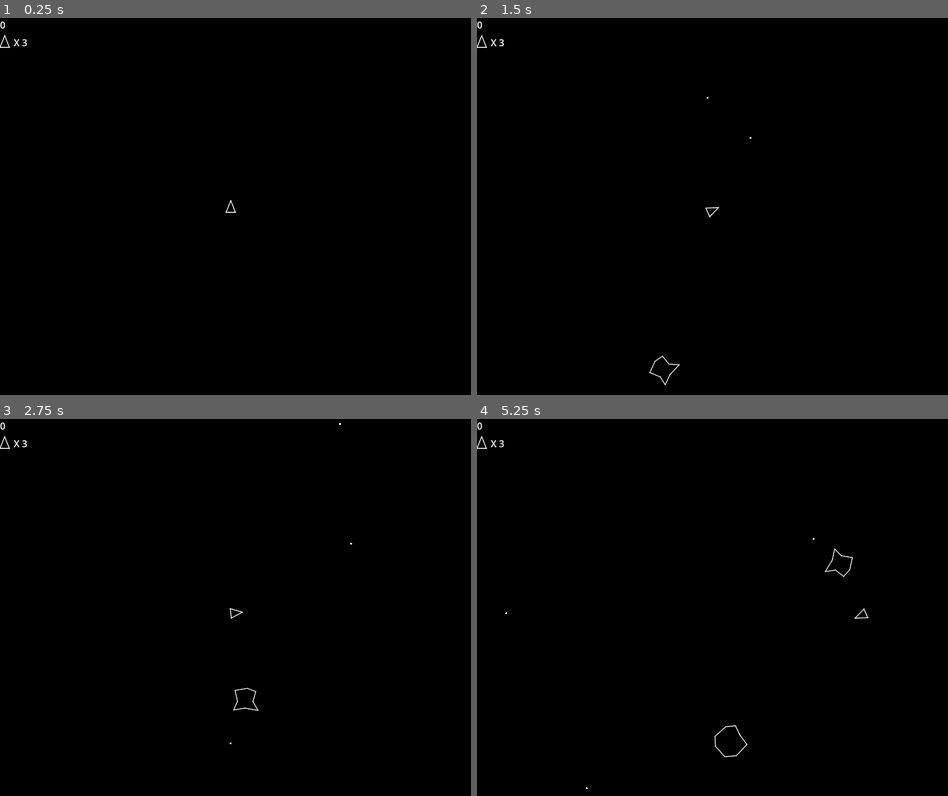
Above: before the commit, frames 1-4 (two rows, left to right).
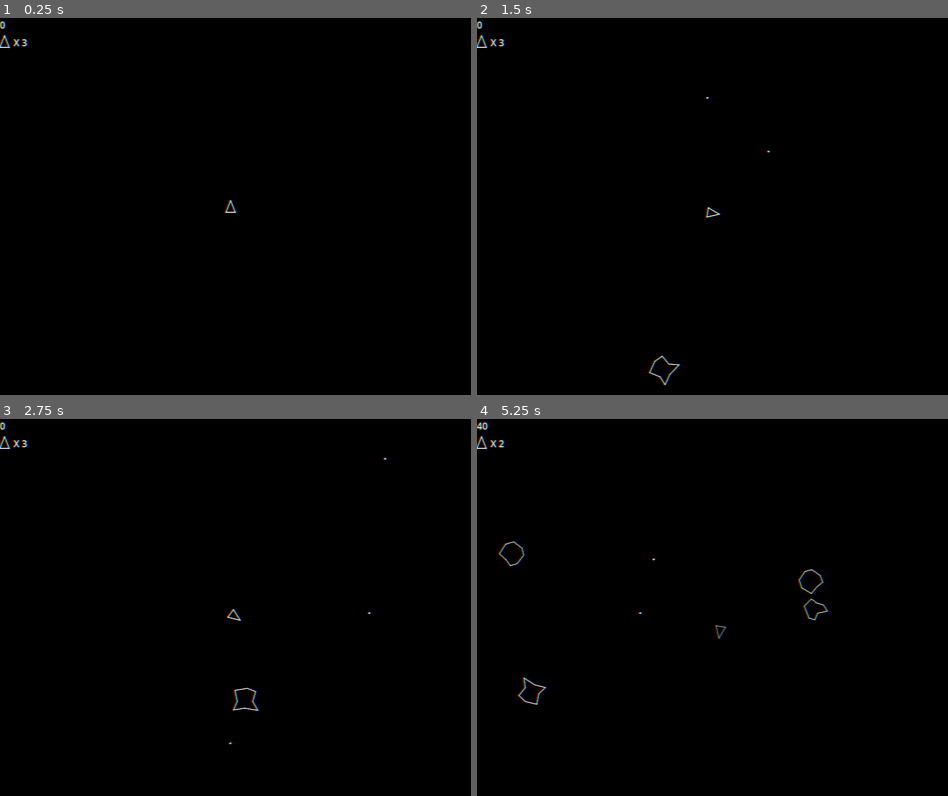
Above: after the commit, the same moments.

Repository: edudf90/asteroids-godot
Game: Godot game, scene res://game/game.tscn
Two runs of this game, one before a commit and one after it. Both use one fixed random seed, a clock stepped at 60 frames per second and the inputs below.
Inputs:
- Up to frame 1 (0.25 s): no input
- Up to frame 2 (1.5 s): tap Enter (ui_accept) at 0.5, 0.77 s; hold Right (ui_right) 0.53-1.28 s; hold Left (ui_left) from 1.28 s (still down)
- Up to frame 3 (2.75 s): tap Enter (ui_accept) at 1.52 s; release Left (ui_left) at 2.03 s; hold Right (ui_right) from 2.03 s (still down)
- Up to frame 4 (5.25 s): release Right (ui_right) at 2.78 s; hold Up (ui_up) 2.78-3.53 s; tap Enter (ui_accept) at 3.02, 3.77, 4.52 s; hold Left (ui_left) from 3.53 s (still down)

The runs differ from the first frame. In frame 1, 0.2% of the frame differs, in the area x 0-51%, y 0-52%; in frame 2, 0.3%; in frame 3, 0.3%; in frame 4, 0.8%, in the area x 0-84%, y 0-99%.

Commit message:
Add chromatic aberration shader. Increment the lives counter each time the player score 10.000 points.

Diff:
--- /dev/null
+++ b/game/chromatic_aberration.gdshader
@@ -0,0 +1,13 @@
+shader_type canvas_item;
+
+uniform sampler2D screen_texture : hint_screen_texture, repeat_disable, filter_nearest;
+uniform float offset = 0.002;
+
+void fragment() {
+	vec4 green_channel = texture(screen_texture, SCREEN_UV);
+	vec2 red_coord = vec2(SCREEN_UV.x + offset, SCREEN_UV.y);
+	vec2 blue_coord = vec2(SCREEN_UV.x - offset, SCREEN_UV.y);
+	vec4 red_channel = texture(screen_texture, red_coord);
+	vec4 blue_channel = texture(screen_texture, blue_coord);
+	COLOR = vec4(red_channel.r, green_channel.g, blue_channel.b, 1.0);
+}
--- a/game/game.gd
+++ b/game/game.gd
@@ -7,6 +7,7 @@
 	$Lives.connect("no_lives_left", end_game)
 	$AsteroidManager.connect("asteroid_destroyed", $Score.score_from_asteroid)
 	$Player.connect("player_died", $Lives.decrement)
+	$Score.connect("hit_milestone", $Lives.increment)
 	pass # Replace with function body.
 
 func end_game():
--- a/game/game.tscn
+++ b/game/game.tscn
@@ -6,6 +6,11 @@
 [ext_resource type="Script" path="res://game/asteroid_manager.gd" id="4_vty1f"]
 [ext_resource type="PackedScene" uid="uid://bwbm55atltra5" path="res://lives/lives.tscn" id="5_dwgct"]
 [ext_resource type="PackedScene" uid="uid://evhakflkdrsm" path="res://score/score.tscn" id="6_etf0o"]
+[ext_resource type="Shader" path="res://game/chromatic_aberration.gdshader" id="7_n6jnm"]
+
+[sub_resource type="ShaderMaterial" id="ShaderMaterial_jd4ms"]
+shader = ExtResource("7_n6jnm")
+shader_parameter/offset = 0.002
 
 [node name="Game" type="Node2D"]
 script = ExtResource("1_j7e5u")
@@ -55,3 +60,13 @@
 position = Vector2(0, 30)
 
 [node name="Score" parent="." instance=ExtResource("6_etf0o")]
+
+[node name="CanvasLayer" type="CanvasLayer" parent="."]
+
+[node name="ColorRect" type="ColorRect" parent="CanvasLayer"]
+material = SubResource("ShaderMaterial_jd4ms")
+anchors_preset = 15
+anchor_right = 1.0
+anchor_bottom = 1.0
+grow_horizontal = 2
+grow_vertical = 2
--- a/player/player.gd
+++ b/player/player.gd
@@ -42,9 +42,9 @@
 		if speed < MIN_SPEED:
 			speed = min(speed + DECAY, MIN_SPEED)
 	if Input.is_action_pressed("ui_left"):
-		rotation_degrees += -2.0
+		rotation_degrees += -3.0
 	if Input.is_action_pressed("ui_right"):
-		rotation_degrees += 2.0
+		rotation_degrees += 3.0
 	if player_alive:
 		if Input.is_action_just_pressed("ui_accept"):
 			shoot()
--- a/score/score.gd
+++ b/score/score.gd
@@ -1,6 +1,11 @@
 extends Node2D
 
+const MILESTONE_LENGTH = 10000
+
 var score : int
+var milestones_hit : int
+
+signal hit_milestone
 
 # Called when the node enters the scene tree for the first time.
 func _ready():
@@ -8,10 +13,14 @@
 
 func reset():
 	score = 0
+	milestones_hit = 0
 	refresh_label()
 
 func increment(value_to_increment : int):
 	score += value_to_increment
+	if score / MILESTONE_LENGTH > milestones_hit:
+		milestones_hit += 1
+		hit_milestone.emit()
 	refresh_label()
 
 func refresh_label():
Not shown: 1 places in game/game.tscn that only renumber resources
